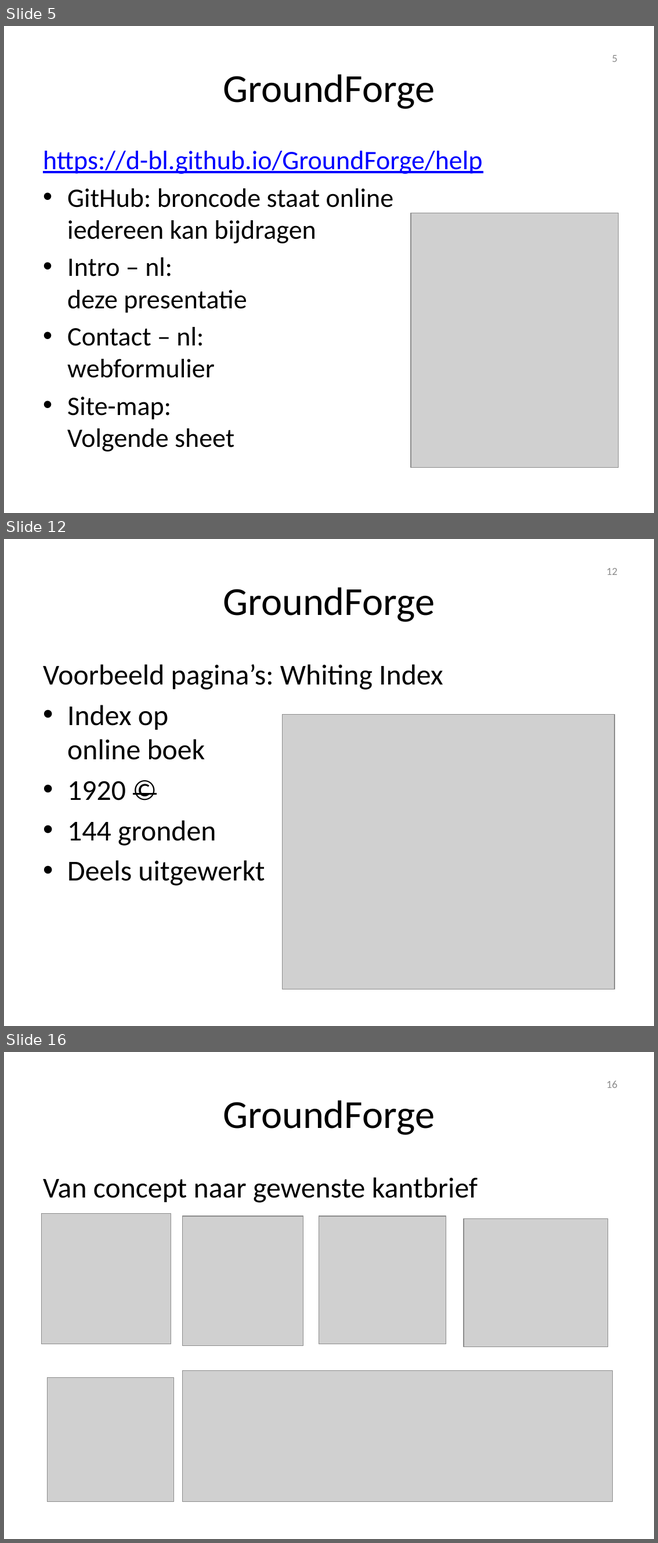
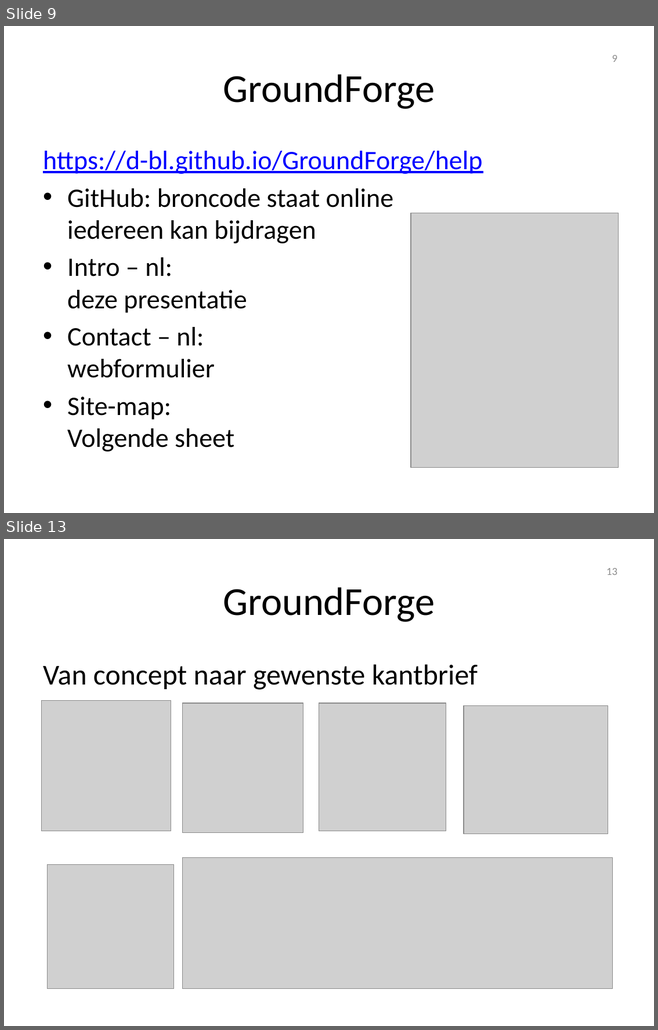
Before and after one commit to d-bl/GroundForge-help, a slide deck: docs/help/NL.pptx. Shown one above the other, each under a label of ours: slides 5, 12 and 16 before the commit, slides 9 and 13 after it; the slides between them are not shown. The pictures are 658x1543 and 658x1030 pixels, drawn with LibreOffice and Linux fonts; fonts in the diff are those of the drawing; grey boxes stand for pictures; background and template pictures are left out. Boxes give left, top, right and bottom in pixels: in the first picture for what was removed or moved away, otherwise in the second. Text is boxed around its words. In the diff, an @@ line names an element or a change of style, - is before the commit and + after.

```diff
--- a/docs/help/NL.pptx
+++ b/docs/help/NL.pptx
@@ slide 12 removed at <box>4,539,654,1026</box>, background #FFFFFF @@
@@ page number removed at <box>606,568,617,575</box> @@
-12
@@ title removed at <box>223,587,434,622</box> @@
-GroundForge
@@ text removed at <box>43,664,442,886</box> @@
-Voorbeeld pagina’s: Whiting Index
-• Index op
-  online boek
-• 1920 ©
-• 144 gronden
-• Deels uitgewerkt
@@ picture removed at <box>282,714,614,989</box> @@
@@ what was slide 5 is now slide 9 @@
@@ page number at <box>612,55,617,62</box>: text changed @@
-5
+9
@@ what was slide 16 is now slide 13 @@
@@ page number at <box>606,568,617,575</box>: text changed @@
-16
+13
```
Also in this commit, not shown: 10 slides changed, 4 slides added, 7 other slides removed, 1 other file.
